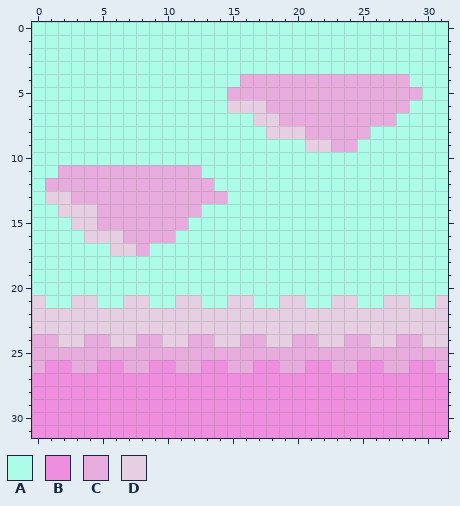
File history of a pixel-art file, static/websitebackground footer.aseprite. The first picture shows the starting point.
32x32 pixels, 1 frame.
Palette (. is transparent): A #acfce7  B #ef8dde  C #e7acdd  D #e7cfe3
The result:
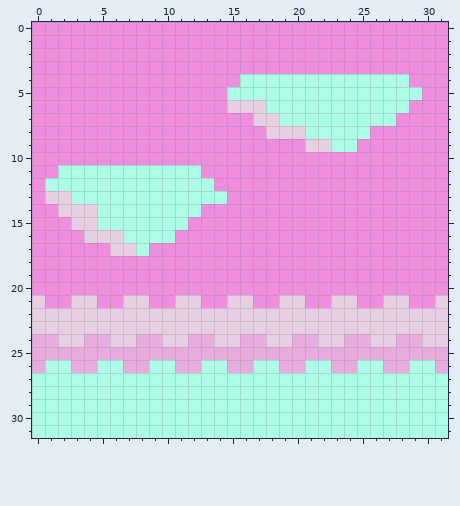
The edit:
Colour A changes from #acfce7 to #ef8dde.
Colour B changes from #ef8dde to #acfce7.
Colour B replaces colour C in row 4 at x 16 to 28; in row 5 at x 15 to 29; in row 6 at x 18 to 28; in row 7 at x 19 to 27; in row 8 at x 21 to 25; in row 9 at x 23 to 24.
Colour B replaces colour C in row 11 at x 2 to 12; in row 12 at x 1 to 13; in row 13 at x 3 to 14; in row 14 at x 5 to 12; in row 15 at x 5 to 11; in row 16 at x 7 to 10.
Colour B replaces colour C in row 17 at x 8.
Where, in picture pixels (left, top, right, bottom), the same in both pictures:
changed: (32, 22, 448, 438)
